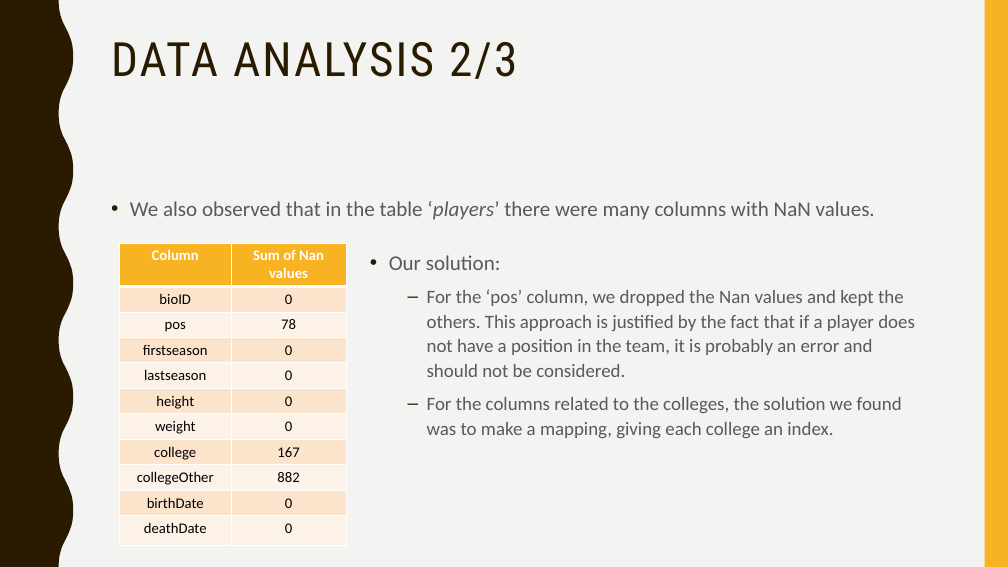
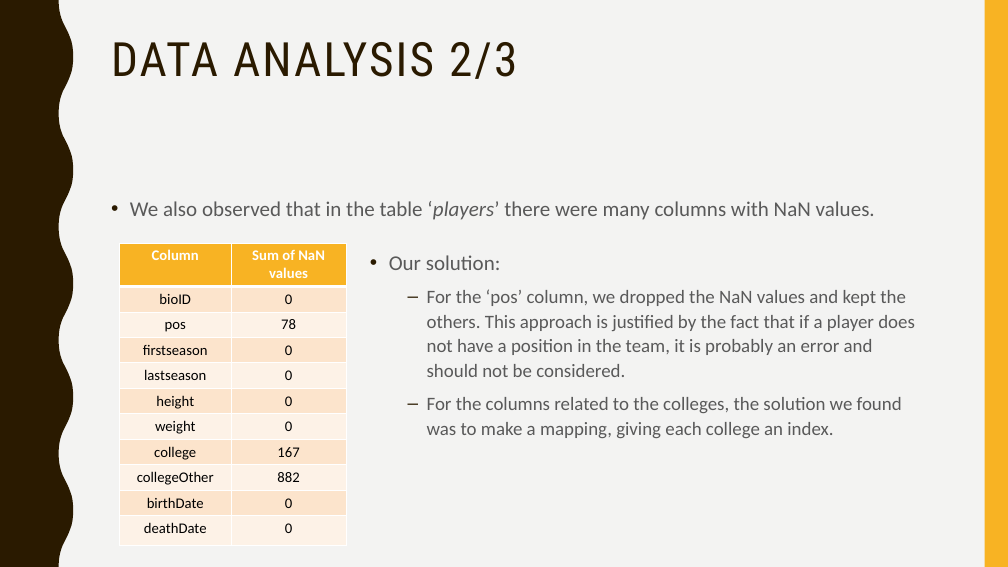
Before and after one commit to afs202005277/AC, a slide deck: slide 18 of ppt projeto.pptx. Drawn at 1008x567 pixels with LibreOffice and Linux fonts; fonts in the diff are those of the drawing. Boxes give left, top, right and bottom in pixels: in the first picture for what was removed or moved away, otherwise in the second. Text is boxed around its words. In the diff, an @@ line names an element or a change of style, - is before the commit and + after.

```diff
--- a/ppt projeto.pptx
+++ b/ppt projeto.pptx
@@ table at [119,243,346,543] @@
-row 1, column 2: Sum of Nan values
+row 1, column 2: Sum of NaN values
@@ text at [427,289,915,377]: text changed @@
-  – For the ‘pos’ column, we dropped the Nan values and kept the others. This approach is justified by the fact that if a player does not have a position in the team, it is probably an error and should not be considered.
+  – For the ‘pos’ column, we dropped the NaN values and kept the others. This approach is justified by the fact that if a player does not have a position in the team, it is probably an error and should not be considered.
```
Also in this commit, not shown: 17 other slides changed, 2 other files.
